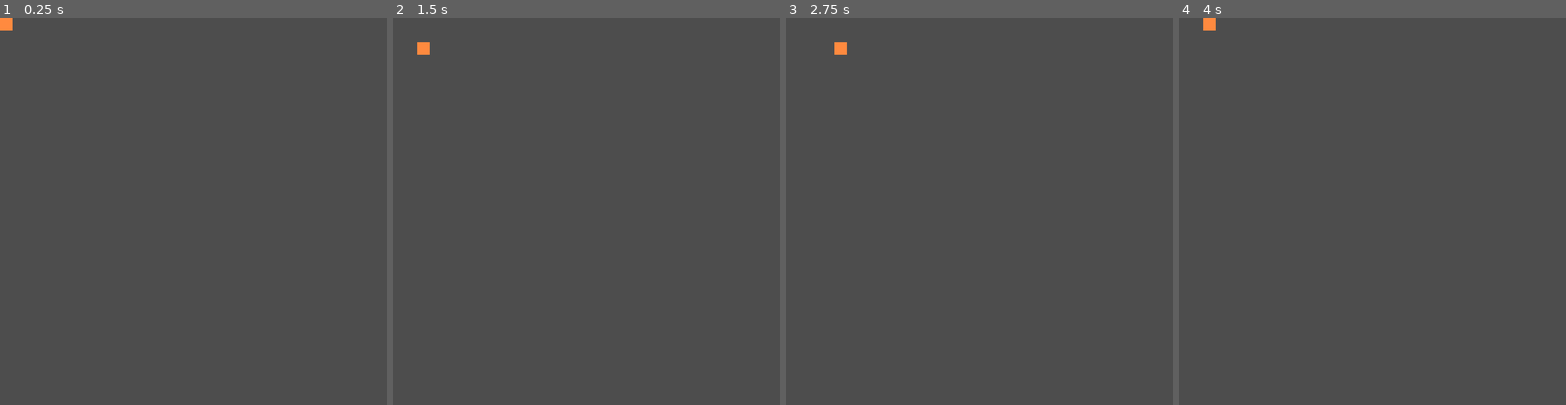
Above: before the commit, frames 1-4 (left to right).
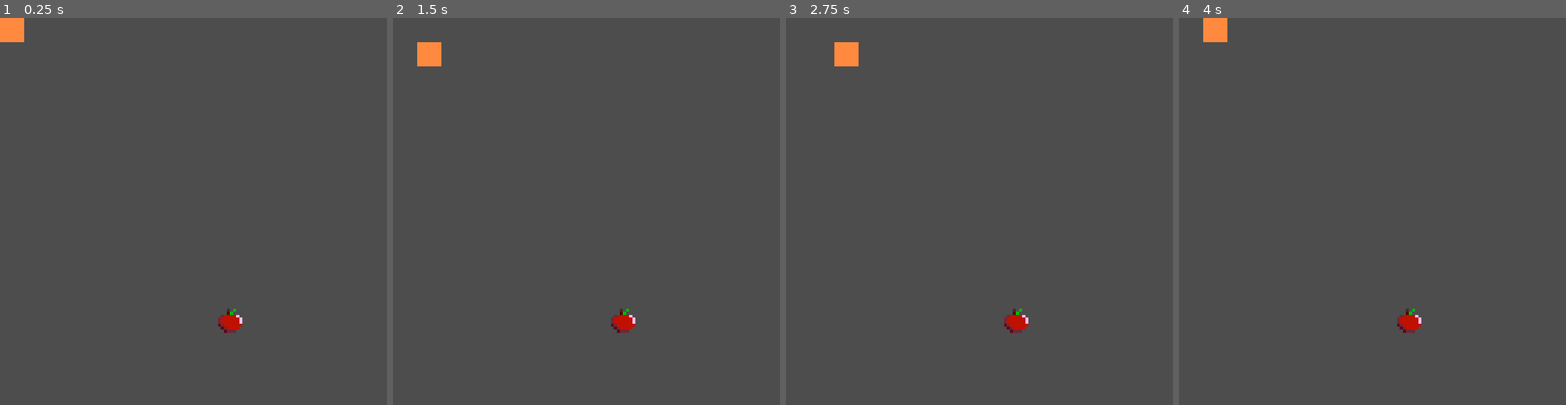
Above: after the commit, the same moments.

Repository: Edric723/Proyecto_Godot_SnakeMan
Game: Godot game, scene res://src/mapa(tablero).tscn
Same seed, same stepped clock (60 frames per second), same inputs: the game is played once before the commit and once after it. This scene is started directly instead of the project's main scene.
Inputs:
- Up to frame 1 (0.25 s): no input
- Up to frame 2 (1.5 s): tap Enter at 0.5 s; hold Right (derecha) 0.53-1.28 s; tap Space at 1.25 s; hold Down (abajo) from 1.28 s (still down)
- Up to frame 3 (2.75 s): tap Enter at 2 s; release Down (abajo) at 2.03 s; hold Right (derecha) from 2.03 s (still down)
- Up to frame 4 (4 s): tap Space at 2.75 s; release Right (derecha) at 2.78 s; hold Up (arriba) 2.78-3.53 s; tap Enter at 3.5 s; hold Left (izquierda) from 3.53 s (still down)

The runs differ from the first frame. In frame 1, 0.6% of the frame differs, in the area x 0-63%, y 0-82%; in frame 2, 0.6%; in frame 3, 0.6%; in frame 4, 0.6%.

Commit message:
Update - Obtenibles
- Implementación de objeto/item.
- Implementación de rng para la aparición del obtenible.
- Función de movimiento.

Diff:
--- a/src/jugador.gd
+++ b/src/jugador.gd
@@ -1,4 +1,10 @@
 extends Celda
+
+var historial_movimiento : Array = []
+
+func _ready() -> void:
+	historial_movimiento.append(coordenadas())
+	print("Inicio en:", coordenadas())
 
 # Detectar input de los declarados
 func _input(event: InputEvent) -> void:
@@ -17,8 +23,44 @@
 	if event.is_action_pressed("abajo"):
 		direccion_y = 1
 
+
+	if direccion_x == 0 and direccion_y == 0:
+		return
+
+	mover_jugador(direccion_x,direccion_y)
+
+func mover_jugador(direccion_x:int, direccion_y:int) -> void:
+	var pos_anterior := coordenadas()
+
 	# si sucede alguno de los inputs declarados, el jugador se mueve una celda en esa dirección
 	position.x += direccion_x * celda_res
 	position.y += direccion_y * celda_res
 
-	print (coordenadas())
+	# get_viewport_rect() devuelve un rectángulo que representa el área visible del juego.
+# Calculamos los límites máximos en píxeles de la pantalla.
+	var max_width = get_viewport_rect().size.x  # Ancho del área visible
+	var max_height = get_viewport_rect().size.y  # Alto del área visible
+
+## Establecemos límites en el eje X.
+	#if position.x < 0:
+		#position.x = 0  # No salir por el borde izquierdo
+	#elif position.x + celda_res > max_width:
+		#position.x = max_width - celda_res  # No salir por el borde derecho
+## Establecemos límites en el eje Y.
+	#if position.y < 0:
+		#position.y = 0  # No salir por el borde superior
+	#elif position.y + celda_res > max_height:
+		#position.y = max_height - celda_res  # No salir por el borde inferior
+
+	position.x = clamp(position.x, 0, max_width - celda_res)
+	position.y = clamp(position.y, 0, max_height - celda_res)
+
+	# Nueva posición
+	var nueva_pos := coordenadas()
+
+	# Registrar solo si se movió (cambió de celda)
+	if nueva_pos != pos_anterior:
+		historial_movimiento.append(nueva_pos)
+		print("Historial:", historial_movimiento)
+
+	print ("Nueva posición:" , nueva_pos)
--- a/src/jugador.tscn
+++ b/src/jugador.tscn
@@ -8,4 +8,4 @@
 [node name="Polygon2D" type="Polygon2D" parent="."]
 scale = Vector2(1.00781, 0.996944)
 color = Color(1, 0.54171, 0.250756, 1)
-polygon = PackedVector2Array(0, 0, 31.7519, 0, 31.7519, 32.0981, 0, 32.0981)
+polygon = PackedVector2Array(0, 0, 63.5039, 0, 63.5039, 64.1962, 0, 64.1962)
--- /dev/null
+++ b/src/mapa(tablero).gd
@@ -0,0 +1,35 @@
+extends Node2D
+# Cargamos la escena como PackedScene para poder instanciarla.
+var obtenible := preload("res://src/obtenible.tscn")
+
+# Referencia al nodo jugador, que debe estar instanciado en la escena.
+@onready var jugador := $jugador
+
+func _ready() -> void:
+	randomize() # Asegura que el randomizador no repita.
+	instanciar_obtenible()
+
+
+func instanciar_obtenible():
+	var objeto = obtenible.instantiate()
+	var posicion = generar_ubicacion_libre()
+
+	objeto.position = posicion
+	add_child(objeto)
+
+
+func generar_ubicacion_libre () -> Vector2:
+	var celda_res = jugador.celda_res
+	var max_x = get_viewport_rect().size.x / celda_res
+	var max_y = get_viewport_rect().size.y / celda_res
+
+	var posicion_jugador: Vector2i = jugador.coordenadas()
+	var nueva_posicion: Vector2i = posicion_jugador
+
+
+	# Elegimos posiciones hasta que no sea la misma que la del jugador
+	while nueva_posicion == posicion_jugador:
+		nueva_posicion = Vector2i(randi() % int(max_x), randi() % int(max_y))
+
+
+	return nueva_posicion * celda_res
--- a/src/mapa(tablero).tscn
+++ b/src/mapa(tablero).tscn
@@ -1,7 +1,9 @@
-[gd_scene load_steps=2 format=3 uid="uid://dhja42gb3gt2e"]
+[gd_scene load_steps=3 format=3 uid="uid://dhja42gb3gt2e"]
 
+[ext_resource type="Script" uid="uid://6j0ieuf0s52w" path="res://src/mapa(tablero).gd" id="1_05upf"]
 [ext_resource type="PackedScene" uid="uid://r7kbilud8l3" path="res://src/jugador.tscn" id="1_6p120"]
 
 [node name="Mapa(tablero)" type="Node2D"]
+script = ExtResource("1_05upf")
 
 [node name="jugador" parent="." instance=ExtResource("1_6p120")]
--- /dev/null
+++ b/src/obtenible.gd
@@ -0,0 +1,8 @@
+extends Celda
+class_name Obtenibles
+
+# Script que genera un objeto que el jugador puede obtener.
+# Hereda de Celda, por lo que se puede usar coordenadas para posicionarse en la grilla.
+
+func _ready() -> void:
+	print("Objeto generado en:", coordenadas())
--- /dev/null
+++ b/src/obtenible.tscn
@@ -0,0 +1,57 @@
+[gd_scene load_steps=2 format=3 uid="uid://ccpvyabbc1aif"]
+
+[ext_resource type="Script" uid="uid://cqdt2voydg3ws" path="res://src/obtenible.gd" id="1_jlesv"]
+
+[node name="Obtenible" type="Node2D"]
+script = ExtResource("1_jlesv")
+
+[node name="Polygon2D-Manzana" type="Polygon2D" parent="."]
+color = Color(0.75031, 0.0674321, 1.92523e-07, 1)
+polygon = PackedVector2Array(16, 64, 48, 64, 48, 56, 56, 56, 56, 48, 64, 48, 64, 24, 56, 24, 56, 16, 32.0865, 16, 8, 16, 8, 24, 0, 24, 0, 48, 8, 48, 8, 56, 16, 56)
+
+[node name="Polygon2D-Sombreado1" type="Polygon2D" parent="."]
+color = Color(0.430901, 0.154067, 0.222232, 1)
+polygon = PackedVector2Array(48, 64, 48, 56, 40, 56, 32, 56, 24, 56, 24, 48, 16, 48, 16, 40, 8, 40, 8, 24, 16, 24, 16, 16, 8, 16, 8, 24, 0, 24, 0, 48, 8, 48, 8, 56, 16, 56, 16, 64)
+
+[node name="Polygon2D-Hoja" type="Polygon2D" parent="."]
+color = Color(8.18223e-07, 0.729709, 0.0428252, 1)
+polygon = PackedVector2Array(32, 16, 32, 8, 40, 8, 40, 0, 48, 0, 48, 8, 40, 8, 40, 16)
+
+[node name="Polygon2D-Cabo1" type="Polygon2D" parent="."]
+position = Vector2(0, -8)
+color = Color(0.317647, 0.00784314, 0, 0.513726)
+polygon = PackedVector2Array(24, 16, 24, 8, 32, 8, 32, 8, 32, 16)
+
+[node name="Polygon2D-Cabo2" type="Polygon2D" parent="."]
+color = Color(0.336924, 0.00759089, 1.3236e-07, 1)
+polygon = PackedVector2Array(24, 16, 24, 8, 32, 8, 32, 8, 32, 16)
+
+[node name="Polygon2D-Luz1" type="Polygon2D" parent="."]
+position = Vector2(-40, -64)
+color = Color(0.999999, 0.749409, 0.998372, 1)
+polygon = PackedVector2Array(88, 88, 96, 88, 96, 80, 88, 80)
+
+[node name="Polygon2D-Luz2" type="Polygon2D" parent="."]
+position = Vector2(-32, -56)
+color = Color(1, 0.74902, 1, 1)
+polygon = PackedVector2Array(88, 88, 96, 88, 96, 80, 88, 80)
+
+[node name="Polygon2D-Luz3" type="Polygon2D" parent="."]
+position = Vector2(-32, -48)
+color = Color(1, 0.74902, 1, 1)
+polygon = PackedVector2Array(88, 88, 96, 88, 96, 80, 88, 80)
+
+[node name="Polygon2D-Sombra2-3" type="Polygon2D" parent="."]
+position = Vector2(-88, -40)
+color = Color(0.368627, 0.027451, 0.0941176, 1)
+polygon = PackedVector2Array(88, 88, 96, 88, 96, 80, 88, 80)
+
+[node name="Polygon2D-Sombra2-2" type="Polygon2D" parent="."]
+position = Vector2(-80, -32)
+color = Color(0.368627, 0.027451, 0.0941176, 1)
+polygon = PackedVector2Array(88, 88, 96, 88, 96, 80, 88, 80)
+
+[node name="Polygon2D-Sombra2-1" type="Polygon2D" parent="."]
+position = Vector2(-72, -24)
+color = Color(0.368627, 0.027451, 0.0941176, 1)
+polygon = PackedVector2Array(88, 88, 96, 88, 96, 80, 88, 80)
Not shown, added: src/mapa(tablero).gd.uid
Not shown, added: src/obtenible.gd.uid
